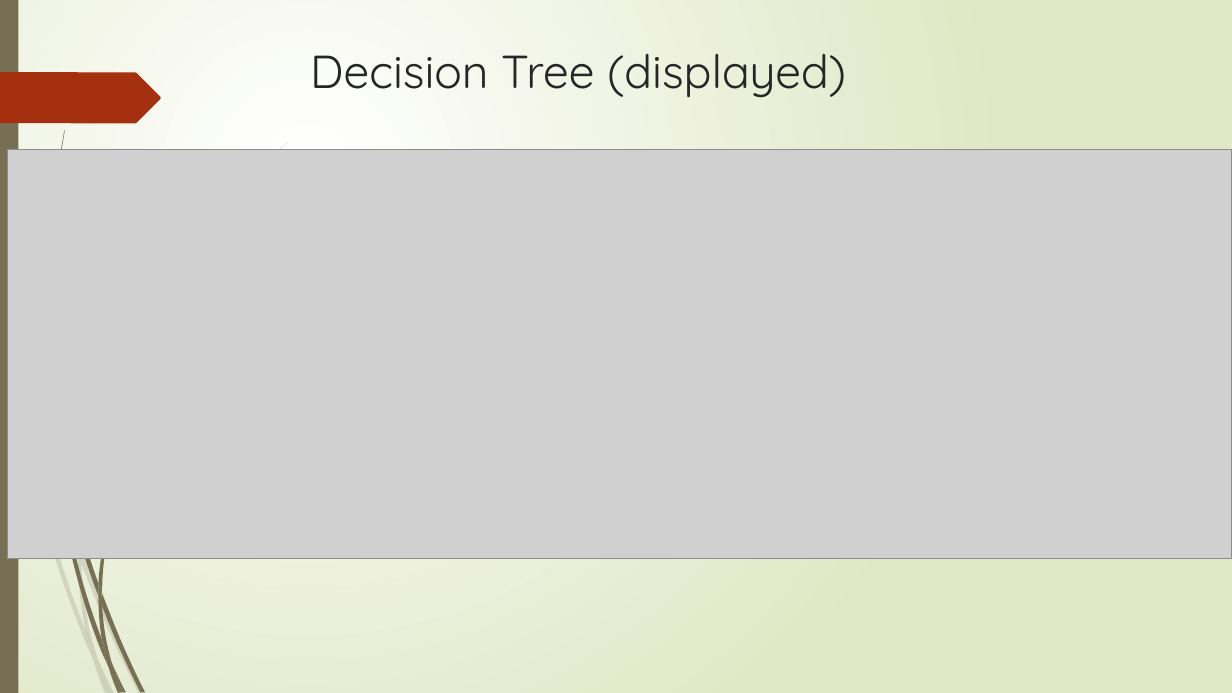
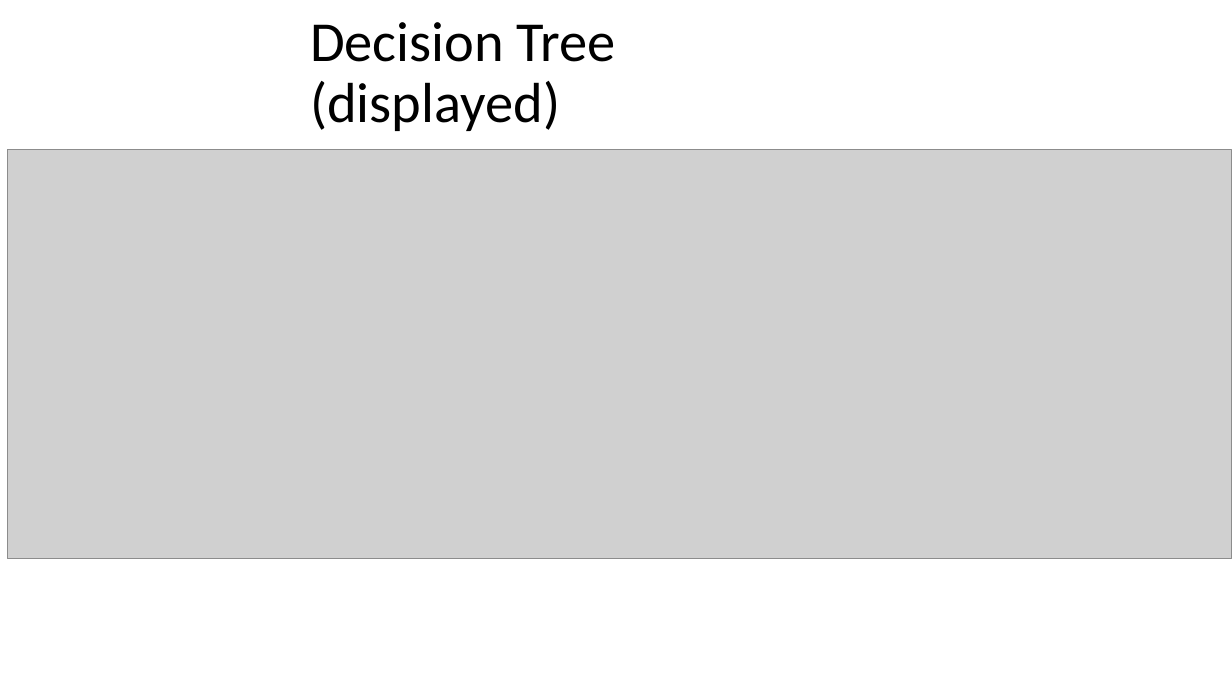
Before and after one commit to ezzanger/Supervised-Learning-Capstones, a slide deck: slide 18 of Supervised_Learning.pptx (slide 16 before the commit). Drawn at 1232x693 pixels with LibreOffice and Linux fonts; fonts in the diff are those of the drawing; grey boxes stand for pictures. Boxes give left, top, right and bottom in pixels: in the first picture for what was removed or moved away, otherwise in the second. Text is boxed around its words. In the diff, an @@ line names an element or a change of style, - is before the commit and + after.

```diff
--- a/Supervised_Learning.pptx
+++ b/Supervised_Learning.pptx
@@ background gradient #FFFFFF to #DFE8C4 to #FFFFFF @@
@@ rectangle removed at <box>0,0,18,693</box> @@
@@ title "Decision Tree (displayed)" at <box>310,22,616,131</box>: size 36 to 44 pt, font Quicksand to Calibri, text colour #262626 to #000000; line spacing 1 to 0.9; vertical alignment top to middle @@
@@ freeform shape removed at <box>0,72,161,123</box> @@
@@ group removed at <box>0,141,288,693</box>: 9 freeform shapes @@
@@ group removed at <box>3,0,240,693</box>: 11 freeform shapes @@
```
Also in this commit, not shown: 15 other slides changed, 4 slides added, 3 slides removed, 1 other file.
